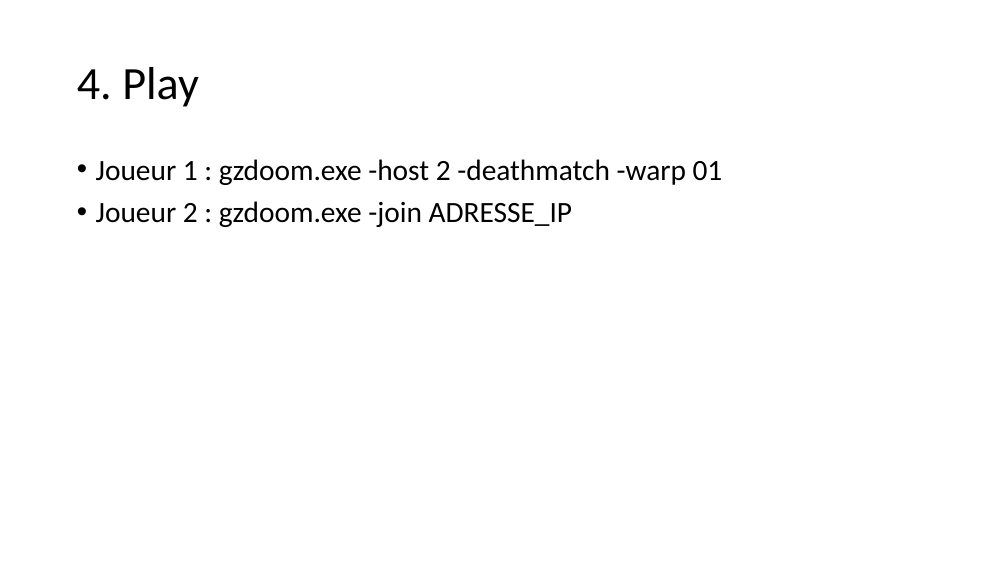
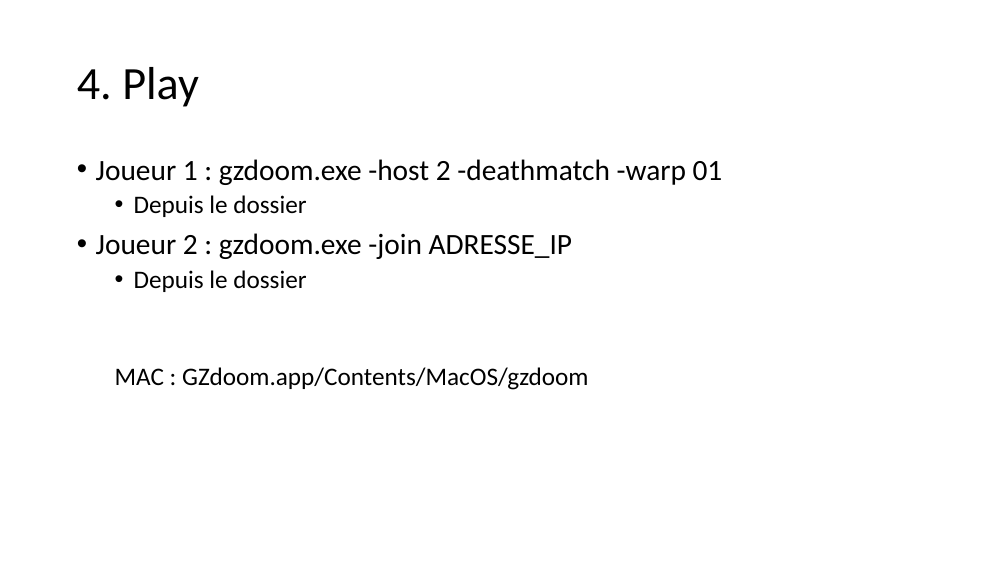
Before and after one commit to guillaume-rico/reseaux_informatiques, a slide deck: slide 14 of 02_TP/TP1 Réseaux Informatiques Doom.pptx. Drawn at 1008x567 pixels with LibreOffice and Linux fonts; fonts in the diff are those of the drawing. Boxes give left, top, right and bottom in pixels: in the first picture for what was removed or moved away, otherwise in the second. Text is boxed around its words. In the diff, an @@ line names an element or a change of style, - is before the commit and + after.

```diff
--- a/02_TP/TP1 Réseaux Informatiques Doom.pptx
+++ b/02_TP/TP1 Réseaux Informatiques Doom.pptx
@@ text at [134,195,306,217]: paragraph added @@
+  • Depuis le dossier
@@ text at [115,270,588,390]: paragraphs added @@
+  • Depuis le dossier
+  MAC : GZdoom.app/Contents/MacOS/gzdoom
```
Also in this commit, not shown: 1 other slide changed, 5 other files.
